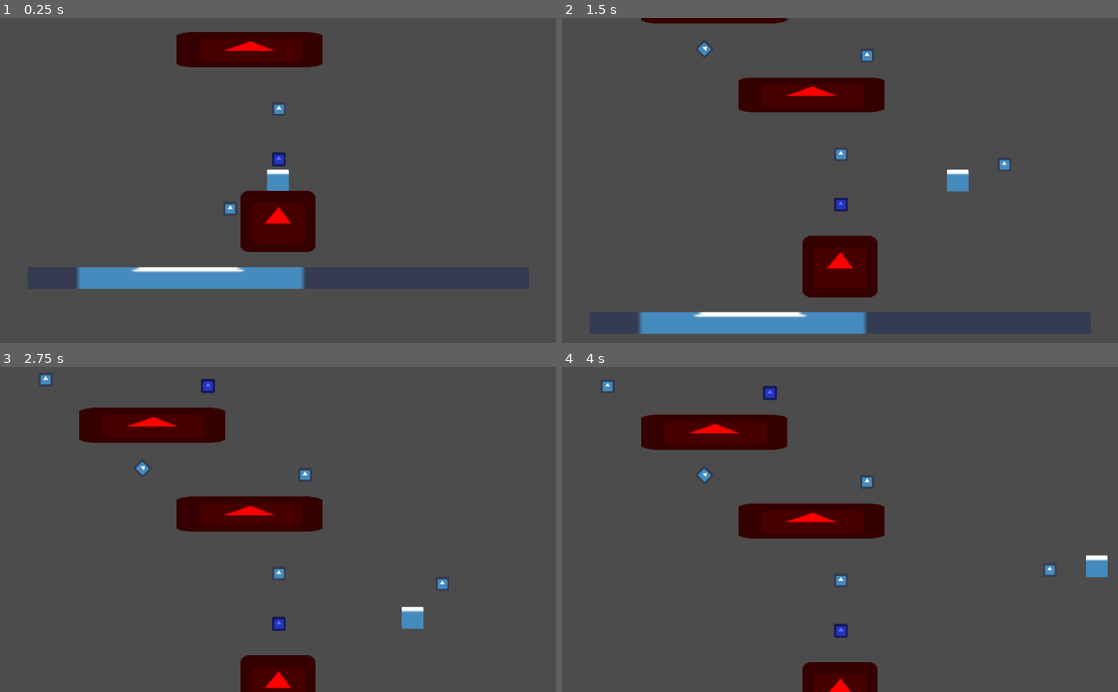
Above: before the commit, frames 1-4 (two rows, left to right).
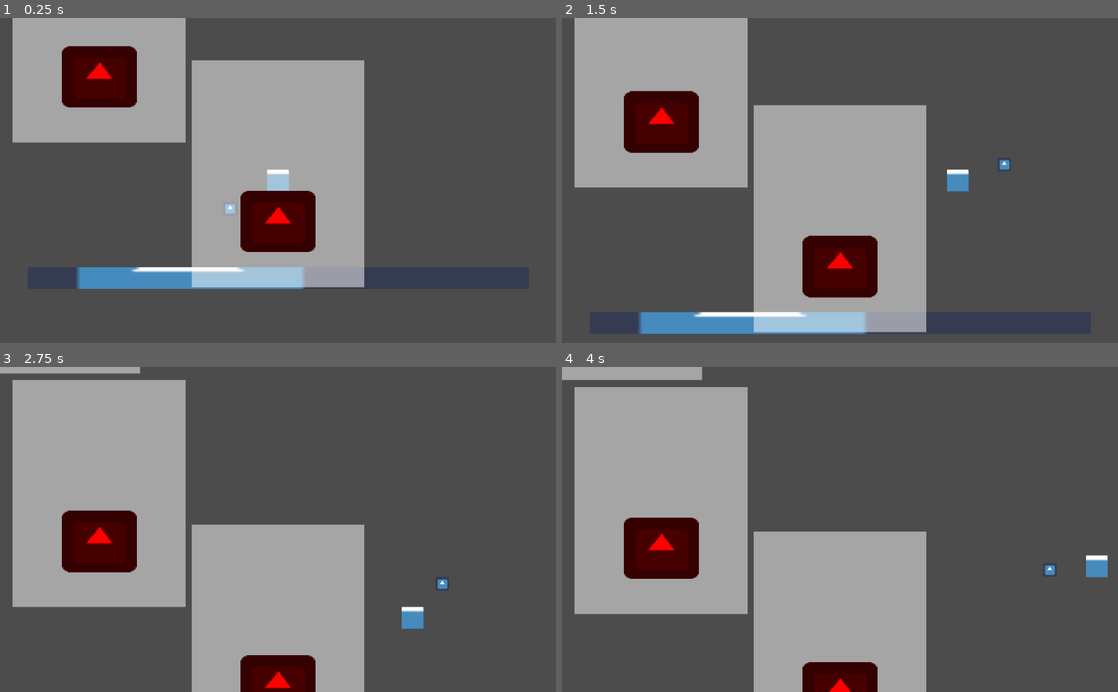
Above: after the commit, the same moments.

Repository: mdrgon1/GWJ-22-Spinzo
Game: Godot game, scene res://Main.tscn
The game is run twice, just before and just after one commit, with the same random seed, the same clock (stepped at 60 frames per second) and the same inputs. The engine's default icon, where the game draws it, is replaced by a stand-in: a white triangle on a blue panel in a dark square.
Inputs:
- Up to frame 1 (0.25 s): no input
- Up to frame 2 (1.5 s): hold E (throw_ball) 0.53-1.28 s; hold Right (move_right) from 0.53 s (still down); tap W (jump) at 0.77 s; tap X at 1.35 s
- Up to frame 3 (2.75 s): tap W (jump) at 1.52 s; release Right (move_right) at 2.03 s; hold A (move_left) from 2.03 s (still down); hold E (throw_ball) from 2.03 s (still down)
- Up to frame 4 (4 s): release A (move_left) at 2.78 s; release E (throw_ball) at 2.78 s; hold Right (move_right) from 2.78 s (still down); tap X at 2.85 s; tap W (jump) at 3.02, 3.77 s; hold E (throw_ball) from 3.53 s (still down)

The runs differ from the first frame. In frame 1, 33% of the frame differs, in the area x 2-66%, y 0-83%; in frame 2, 38%; in frame 3, 40%; in frame 4, 40%, in the area x 0-66%, y 0-100%.

Commit message:
gave levels collision bounds
levels check intersections with other levels before spawning

Diff:
--- a/Project/Scripts/LevelTemplate.gd
+++ b/Project/Scripts/LevelTemplate.gd
@@ -1,9 +1,28 @@
+tool
 extends Node2D
 
 var num_hazards = 3
 var following_levels = []
 
+export var bounds_rect : Rect2
+
+func _process(delta):
+
+	# draw bounds
+	if(Engine.is_editor_hint()):
+		update()
+
+	# clean out deleted levels
+	for i in range(following_levels.size()):
+		if(is_instance_valid(following_levels[i])):
+			following_levels.remove(i)
+			break
+
+func _draw():
+	draw_rect(bounds_rect, Color(1, 1, 1, 0.5))
+
 func _ready():
+
 	var hazard_spawns = $EnemySpawns
 	for child in hazard_spawns.get_children():
 		create_enemy_at(child)
--- a/Project/Scripts/MainLevel.gd
+++ b/Project/Scripts/MainLevel.gd
@@ -1,7 +1,7 @@
 extends Node
 
 const IN_FRAME_BUFFER = 0
-const LEVEL_SPAWN_BOUNDS = Rect2(Vector2(-50, -10), Vector2(50, -80))
+const LEVEL_SPAWN_BOUNDS = Rect2(Vector2(-100, -10), Vector2(100, -80))
 const SPAWN_THRESHOLD_X = 700
 
 var num_levels = 3
@@ -16,10 +16,17 @@
 	if(active_levels.size() == 0):
 		create_level(camera.position - Vector2(0, 10))
 
+	if(active_levels.size() >= 2):
+		pass
+
 	for i in range(active_levels.size()):
 		var level = active_levels[i]
 
 		# despawn levels
+		if(!is_instance_valid(level)):
+			active_levels.remove(i)
+			break;
+
 		var lower_bound = camera.position.y + ProjectSettings.get_setting("display/window/size/height") * camera.zoom.y + IN_FRAME_BUFFER
 		var upper_bound = camera.position.y * 2 - lower_bound
 		if(level.position.y > lower_bound):
@@ -35,7 +42,9 @@
 			new_level_pos += LEVEL_SPAWN_BOUNDS.position
 			new_level_pos += level.position
 
-			level.following_levels.append(create_level(new_level_pos))
+			var new_level = create_level(new_level_pos)
+			if(new_level != null):
+				level.following_levels.append(new_level)
 
 # create a random level at a given position
 func create_level(position : Vector2):
@@ -48,6 +57,15 @@
 	var level_path = "res://level_templates/Template" + String(level_index) + ".tscn"
 	var level = load(level_path).instance()
 
+	var level_bounds = level.bounds_rect
+	level_bounds.position += position
+	for other_level in active_levels:
+		var other_level_bounds = other_level.bounds_rect
+		other_level_bounds.position += other_level.position
+		if(level_bounds.intersects(other_level_bounds)):
+			level.queue_free()
+			return
+
 	# create the level
 	active_levels.append(level)
 	level.set_position(position)
--- a/Project/level_templates/Template0.tscn
+++ b/Project/level_templates/Template0.tscn
@@ -8,14 +8,9 @@
 
 [node name="LevelTemplate" type="Node2D"]
 script = ExtResource( 1 )
+bounds_rect = Rect2( -62.811, -26.709, 125.622, 53.418 )
 
 [node name="EnemySpawns" type="Node" parent="."]
-
-[node name="Node2D" type="Node2D" parent="EnemySpawns"]
-position = Vector2( -20.6419, -7.8671 )
-
-[node name="Node2D2" type="Node2D" parent="EnemySpawns"]
-position = Vector2( 20.8927, -7.86609 )
 
 [node name="Sprite" type="Sprite" parent="."]
 modulate = Color( 1, 0, 0, 1 )
@@ -25,6 +20,9 @@
 
 [node name="StaticBody2D" type="StaticBody2D" parent="."]
 position = Vector2( 0, 6.99298 )
+__meta__ = {
+"_edit_group_": true
+}
 
 [node name="CollisionShape2D" type="CollisionShape2D" parent="StaticBody2D"]
 shape = SubResource( 1 )
--- a/Project/level_templates/Template1.tscn
+++ b/Project/level_templates/Template1.tscn
@@ -8,14 +8,9 @@
 
 [node name="LevelTemplate" type="Node2D"]
 script = ExtResource( 1 )
+bounds_rect = Rect2( -39.869, -60.135, 79.738, 104.774 )
 
 [node name="EnemySpawns" type="Node" parent="."]
-
-[node name="Node2D" type="Node2D" parent="EnemySpawns"]
-position = Vector2( 0.387392, -14.3346 )
-
-[node name="Node2D2" type="Node2D" parent="EnemySpawns"]
-position = Vector2( 0.387421, -37.58 )
 
 [node name="Sprite" type="Sprite" parent="."]
 modulate = Color( 1, 0, 0, 1 )
@@ -24,6 +19,9 @@
 texture = ExtResource( 2 )
 
 [node name="StaticBody2D" type="StaticBody2D" parent="."]
+__meta__ = {
+"_edit_group_": true
+}
 
 [node name="CollisionShape2D" type="CollisionShape2D" parent="StaticBody2D"]
 position = Vector2( 0, 14.3346 )
--- a/Project/level_templates/Template2.tscn
+++ b/Project/level_templates/Template2.tscn
@@ -8,11 +8,9 @@
 
 [node name="LevelTemplate" type="Node2D"]
 script = ExtResource( 1 )
+bounds_rect = Rect2( -45.573, -35.213, 137.21, 70.426 )
 
 [node name="EnemySpawns" type="Node" parent="."]
-
-[node name="Node2D" type="Node2D" parent="EnemySpawns"]
-position = Vector2( -15.6906, -12.9787 )
 
 [node name="Node2D2" type="Node2D" parent="EnemySpawns"]
 position = Vector2( 59.082, -9.87924 )
@@ -25,6 +23,9 @@
 
 [node name="StaticBody2D" type="StaticBody2D" parent="."]
 position = Vector2( 33.7058, 8.32959 )
+__meta__ = {
+"_edit_group_": true
+}
 
 [node name="CollisionShape2D" type="CollisionShape2D" parent="StaticBody2D"]
 shape = SubResource( 1 )
